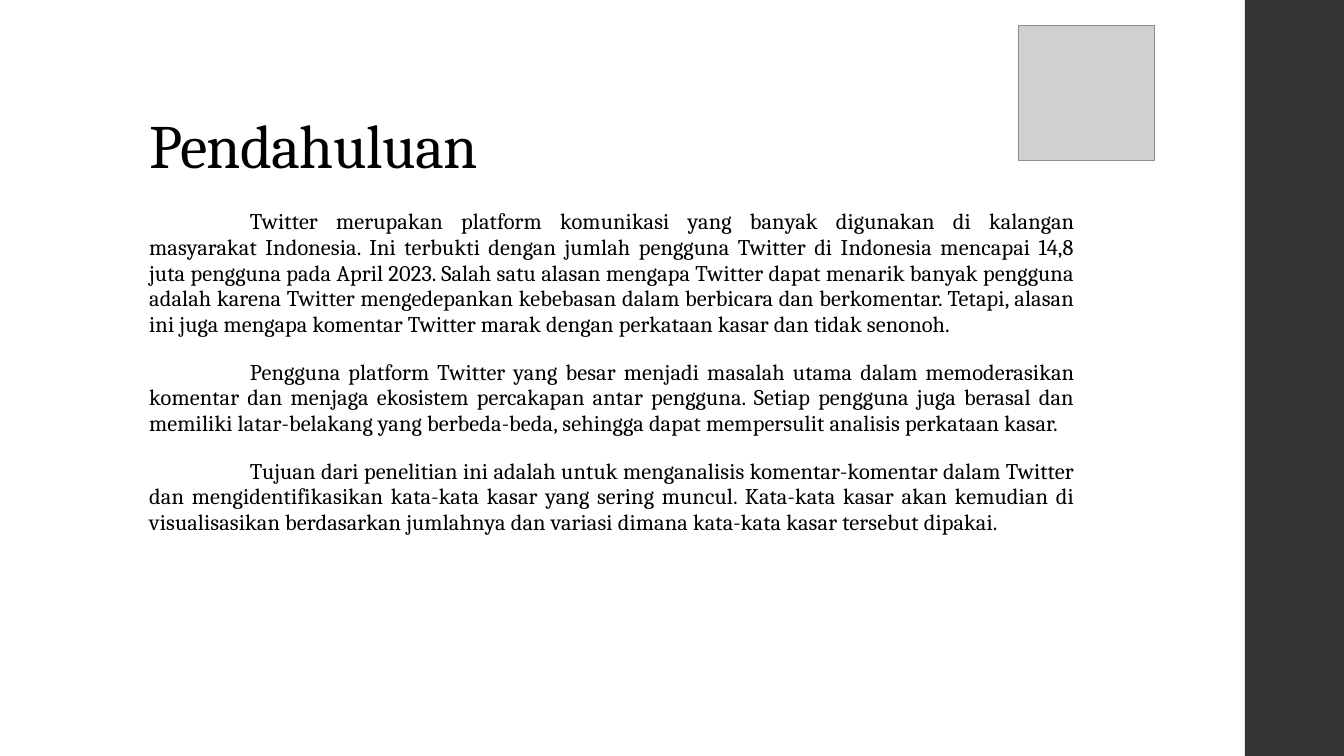
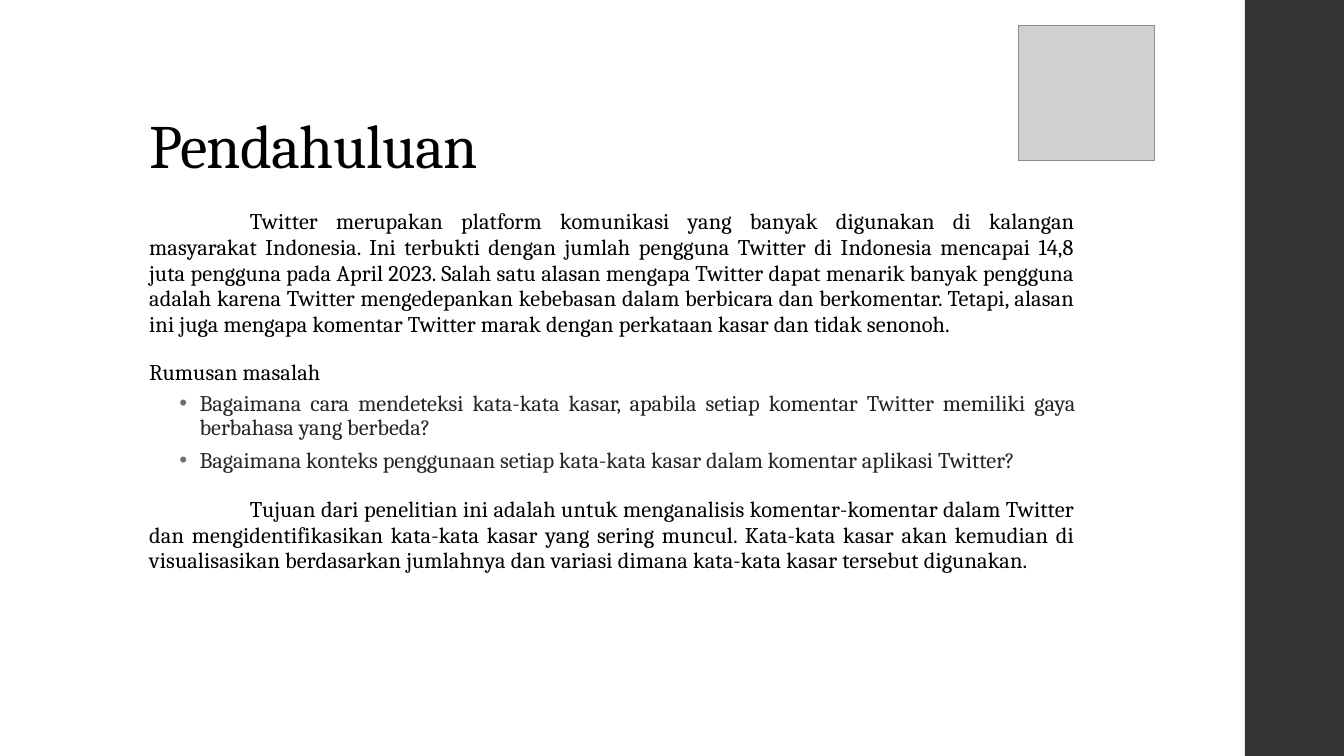
Before and after one commit to TBwze/23001027_14_Dar_namaproject_Gold, a slide deck: slide 2 of Challenge Gold/LaporanAnalysis.pptx. Drawn at 1344x756 pixels with LibreOffice and Linux fonts; fonts in the diff are those of the drawing; grey boxes stand for pictures. Boxes give left, top, right and bottom in pixels: in the first picture for what was removed or moved away, otherwise in the second. Text is boxed around its words. In the diff, an @@ line names an element or a change of style, - is before the commit and + after.

Commit message:
ppt

```diff
--- a/Challenge Gold/LaporanAnalysis.pptx
+++ b/Challenge Gold/LaporanAnalysis.pptx
@@ text at [149, 364, 1075, 573]: text changed @@
-Pengguna platform Twitter yang besar menjadi masalah utama dalam memoderasikan komentar dan menjaga ekosistem percakapan antar pengguna. Setiap pengguna juga berasal dan memiliki latar-belakang yang berbeda-beda, sehingga dapat mempersulit analisis perkataan kasar.
-Tujuan dari penelitian ini adalah untuk menganalisis komentar-komentar dalam Twitter dan mengidentifikasikan kata-kata kasar yang sering muncul. Kata-kata kasar akan kemudian di visualisasikan berdasarkan jumlahnya dan variasi dimana kata-kata kasar tersebut dipakai.
+Rumusan masalah
+  • Bagaimana cara mendeteksi kata-kata kasar, apabila setiap komentar Twitter memiliki gaya berbahasa yang berbeda?
+  • Bagaimana konteks penggunaan setiap kata-kata kasar dalam komentar aplikasi Twitter?
+Tujuan dari penelitian ini adalah untuk menganalisis komentar-komentar dalam Twitter dan mengidentifikasikan kata-kata kasar yang sering muncul. Kata-kata kasar akan kemudian di visualisasikan berdasarkan jumlahnya dan variasi dimana kata-kata kasar tersebut digunakan.
```
